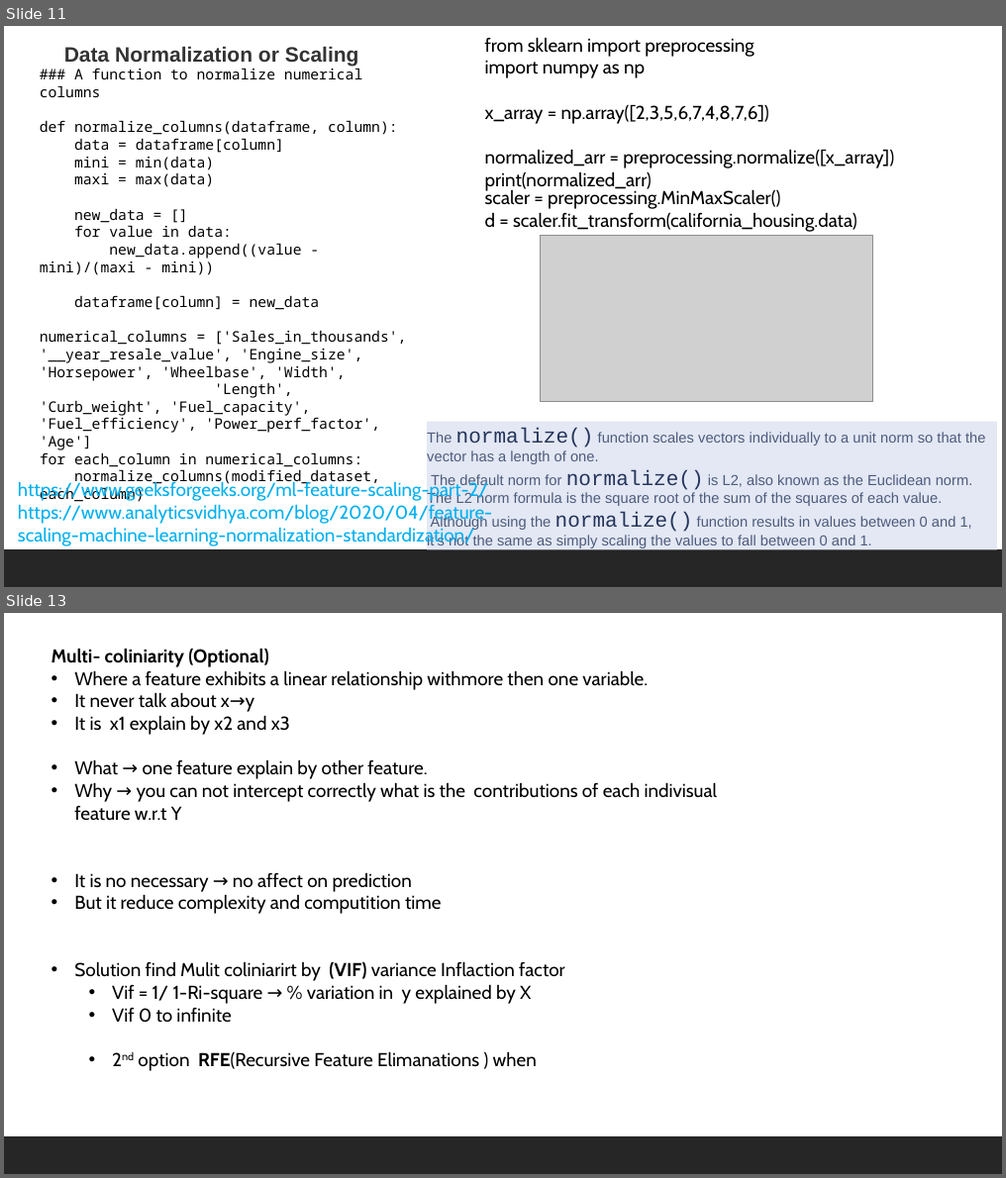
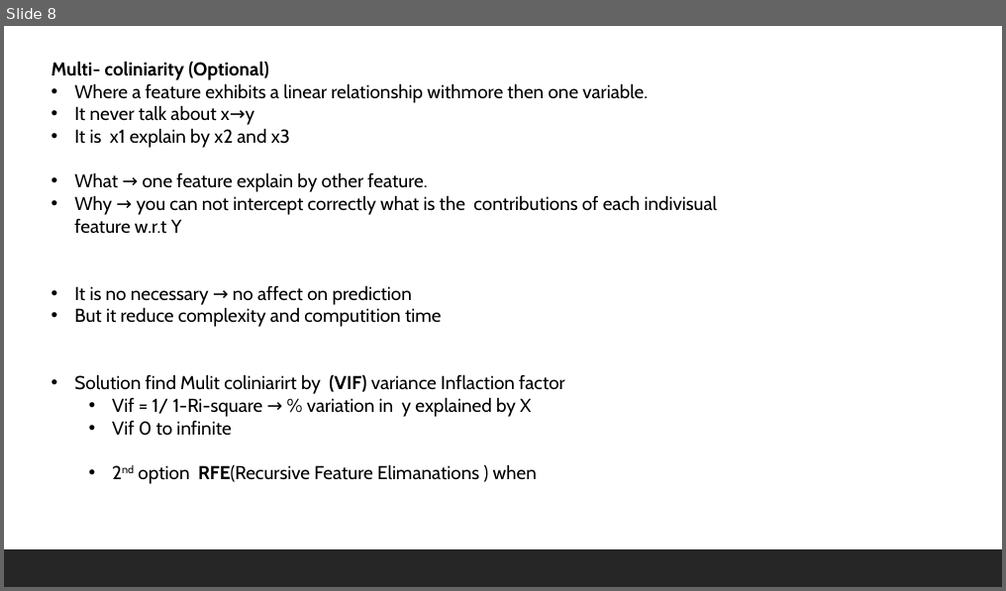
Before and after one commit to shahil04/ds_materials, a slide deck: 8.0_Machine Learning/ml_class/ml_class_notes/class_2_Linear Regression_class_2.pptx. Shown one above the other, each under a label of ours: slides 11 and 13 before the commit, slide 8 after it; the slides between them are not shown. The pictures are 1006x1178 and 1006x591 pixels, drawn with LibreOffice and Linux fonts; fonts in the diff are those of the drawing; grey boxes stand for pictures. Boxes give left, top, right and bottom in pixels: in the first picture for what was removed or moved away, otherwise in the second. Text is boxed around its words. In the diff, an @@ line names an element or a change of style, - is before the commit and + after.

```diff
--- a/8.0_Machine Learning/ml_class/ml_class_notes/class_2_Linear Regression_class_2.pptx
+++ b/8.0_Machine Learning/ml_class/ml_class_notes/class_2_Linear Regression_class_2.pptx
@@ slide 11 removed at bbox=[4, 26, 1002, 587], background #FFFFFF; not listed: 1 template element that a slide beside it also shows @@
@@ text removed at bbox=[64, 46, 359, 66] @@
-  Data Normalization or Scaling
@@ text removed at bbox=[485, 37, 894, 191] @@
-from sklearn import preprocessing
-import numpy as np
-x_array = np.array([2,3,5,6,7,4,8,7,6])
-normalized_arr = preprocessing.normalize([x_array])
-print(normalized_arr)
@@ text removed at bbox=[40, 68, 406, 486] @@
-### A function to normalize numerical columns
-def normalize_columns(dataframe, column):
-data = dataframe[column]
-mini = min(data)
-maxi = max(data)
-new_data = []
-for value in data:
-new_data.append((value - mini)/(maxi - mini))
-dataframe[column] = new_data
-numerical_columns = ['Sales_in_thousands', '__year_resale_value', 'Engine_size', 'Horsepower', 'Wheelbase', 'Width',
-'Length', 'Curb_weight', 'Fuel_capacity', 'Fuel_efficiency', 'Power_perf_factor', 'Age']
-for each_column in numerical_columns:
-normalize_columns(modified_dataset, each_column)
@@ text removed at bbox=[485, 189, 857, 232] @@
-scaler = preprocessing.MinMaxScaler()
-d = scaler.fit_transform(california_housing.data)
@@ picture removed at bbox=[541, 236, 872, 402] @@
@@ rectangle removed at bbox=[427, 422, 997, 551] @@
-The normalize() function scales vectors individually to a unit norm so that the vector has a length of one.
-The default norm for normalize() is L2, also known as the Euclidean norm.
-The L2 norm formula is the square root of the sum of the squares of each value.
-Although using the normalize() function results in values between 0 and 1,
-it’s not the same as simply scaling the values to fall between 0 and 1.
@@ text removed at bbox=[18, 481, 492, 547] @@
-https://www.geeksforgeeks.org/ml-feature-scaling-part-2/
-https://www.analyticsvidhya.com/blog/2020/04/feature-scaling-machine-learning-normalization-standardization/
@@ what was slide 13 is now slide 8 @@
```
Also in this commit, not shown: 4 slides changed, 4 other slides removed, 54 other files.
